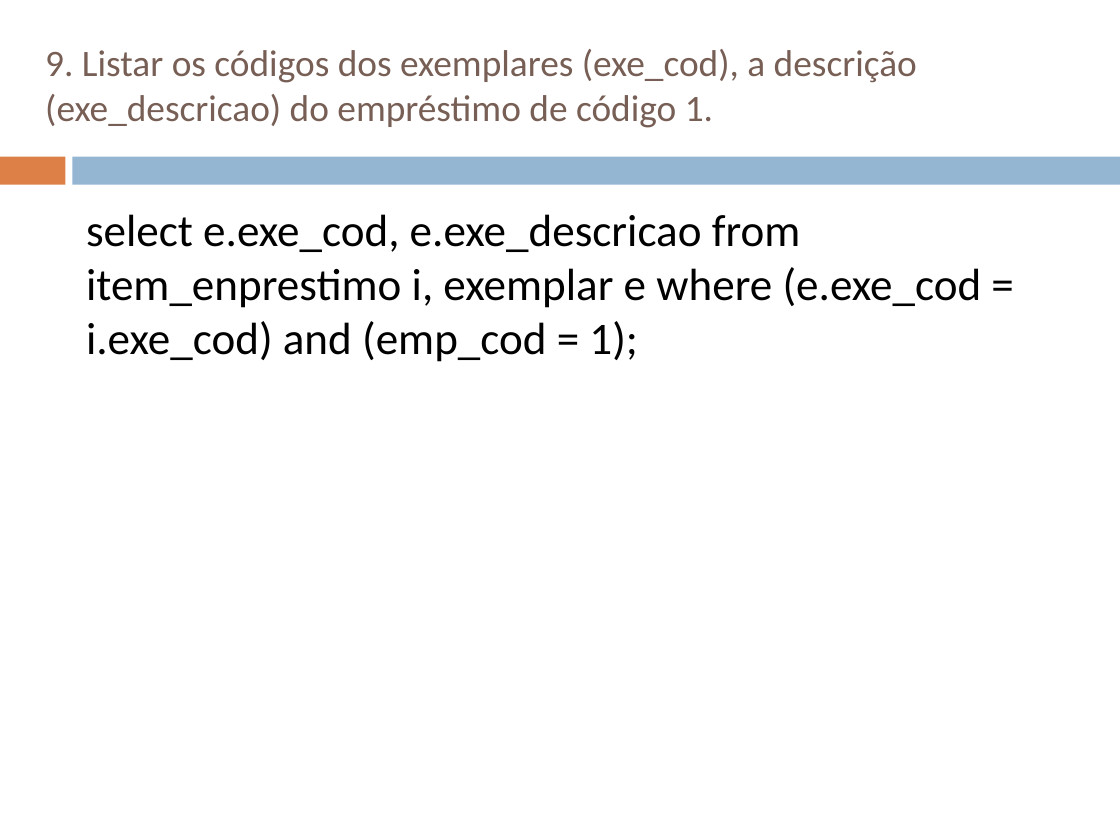
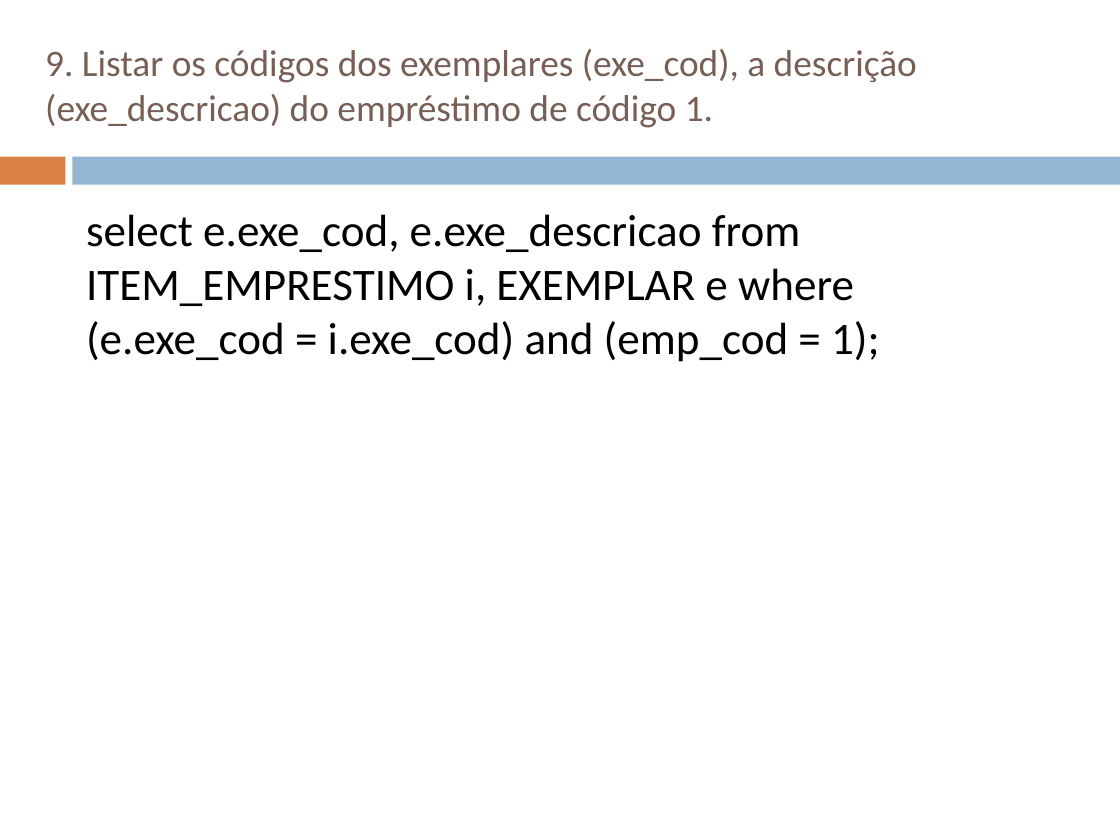
Before and after one commit to WillianRGoncalves/ProgramacaoemBancodeDados, a slide deck: slide 17 of 23-09-2016 - Prática 5 - Reposição.ppt. Drawn at 1120x840 pixels with LibreOffice and Linux fonts; fonts in the diff are those of the drawing. Boxes give left, top, right and bottom in pixels: in the first picture for what was removed or moved away, otherwise in the second. Text is boxed around its words. In the diff, an @@ line names an element or a change of style, - is before the commit and + after.

```diff
--- a/23-09-2016 - Prática 5 - Reposição.ppt
+++ b/23-09-2016 - Prática 5 - Reposição.ppt
@@ text at box(86, 214, 880, 362): text changed @@
-select e.exe_cod, e.exe_descricao from item_enprestimo i, exemplar e where (e.exe_cod = i.exe_cod) and (emp_cod = 1);
+select e.exe_cod, e.exe_descricao from ITEM_EMPRESTIMO i, EXEMPLAR e where (e.exe_cod = i.exe_cod) and (emp_cod = 1);
```
Also in this commit, not shown: 6 other slides changed.
